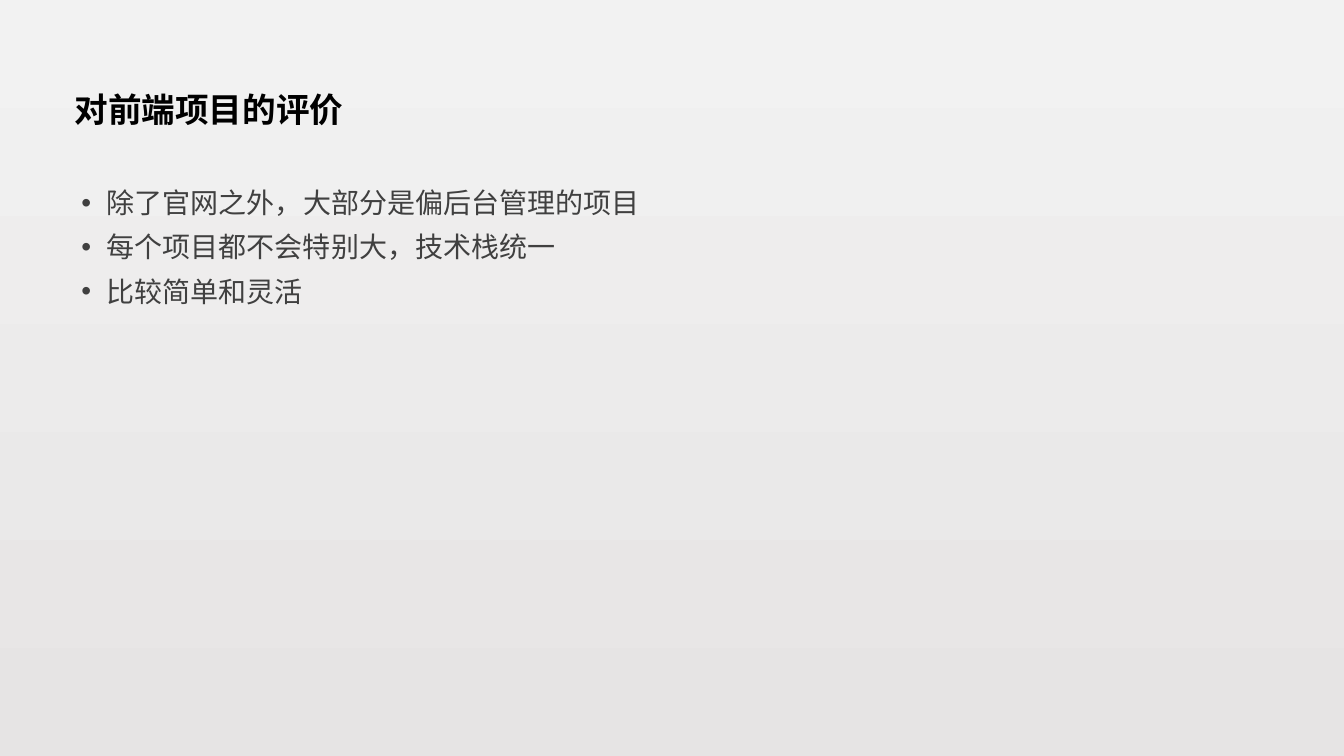
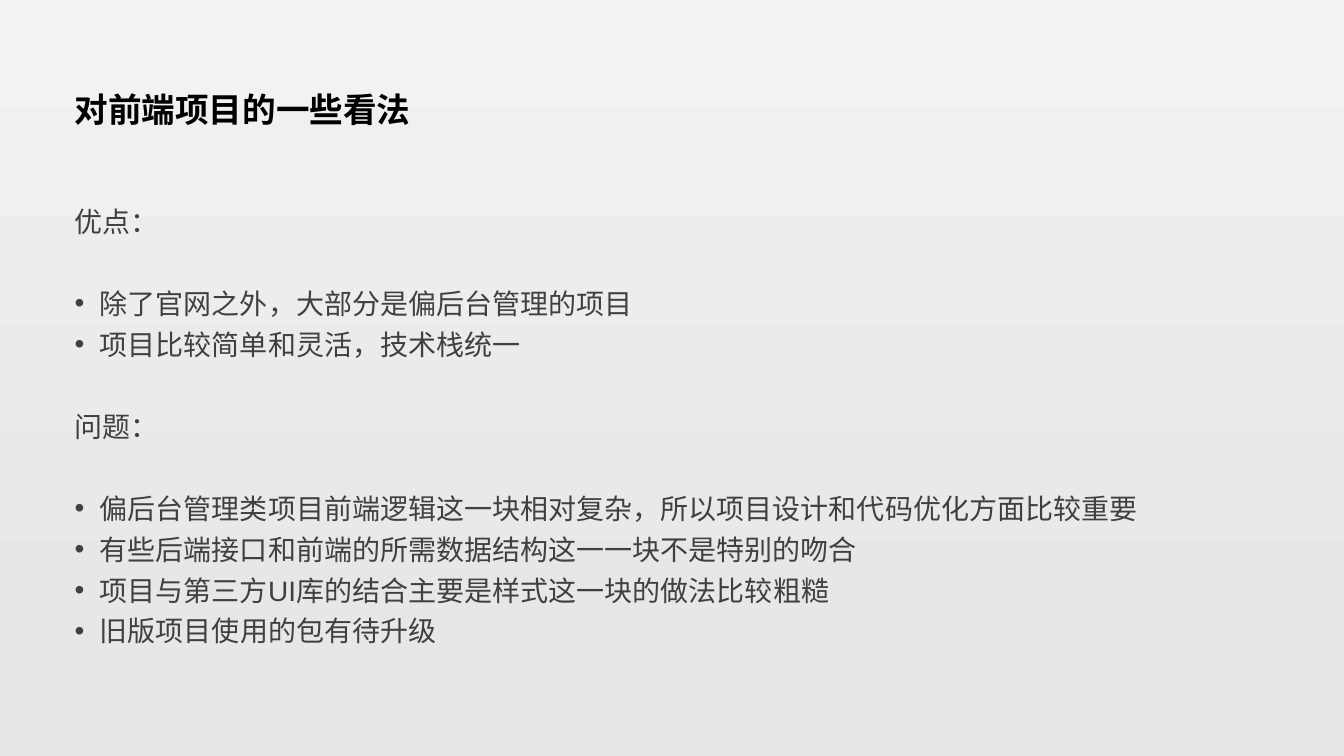
Before and after one commit to zepang/Rx_note, a slide deck: slide 20 of 赖泽海-试用期工作总结.pptx (slide 10 before the commit). Drawn at 1344x756 pixels with LibreOffice and Linux fonts; fonts in the diff are those of the drawing. Boxes give left, top, right and bottom in pixels: in the first picture for what was removed or moved away, otherwise in the second. Text is boxed around its words. In the diff, an @@ line names an element or a change of style, - is before the commit and + after.

```diff
--- a/赖泽海-试用期工作总结.pptx
+++ b/赖泽海-试用期工作总结.pptx
@@ text at [75, 93, 411, 125]: text changed @@
-对前端项目的评价
+对前端项目的一些看法
@@ text "优点：": place and size @@
-text "优点：" at [107, 189, 640, 305]
+text "优点：" at [75, 208, 1138, 644]
@@ text at [75, 208, 159, 235]: paragraph added @@
+优点：
@@ text at [100, 290, 633, 317]: line spacing 0.9 to 0.8 @@
@@ text at [75, 331, 1138, 644]: text changed @@
-• 每个项目都不会特别大，技术栈统一
-• 比较简单和灵活
+• 项目比较简单和灵活，技术栈统一
+问题：
+• 偏后台管理类项目前端逻辑这一块相对复杂，所以项目设计和代码优化方面比较重要
+• 有些后端接口和前端的所需数据结构这一一块不是特别的吻合
+• 项目与第三方UI库的结合主要是样式这一块的做法比较粗糙
+• 旧版项目使用的包有待升级
```
Also in this commit, not shown: 8 other slides changed, 12 slides added, 1 slide removed.
